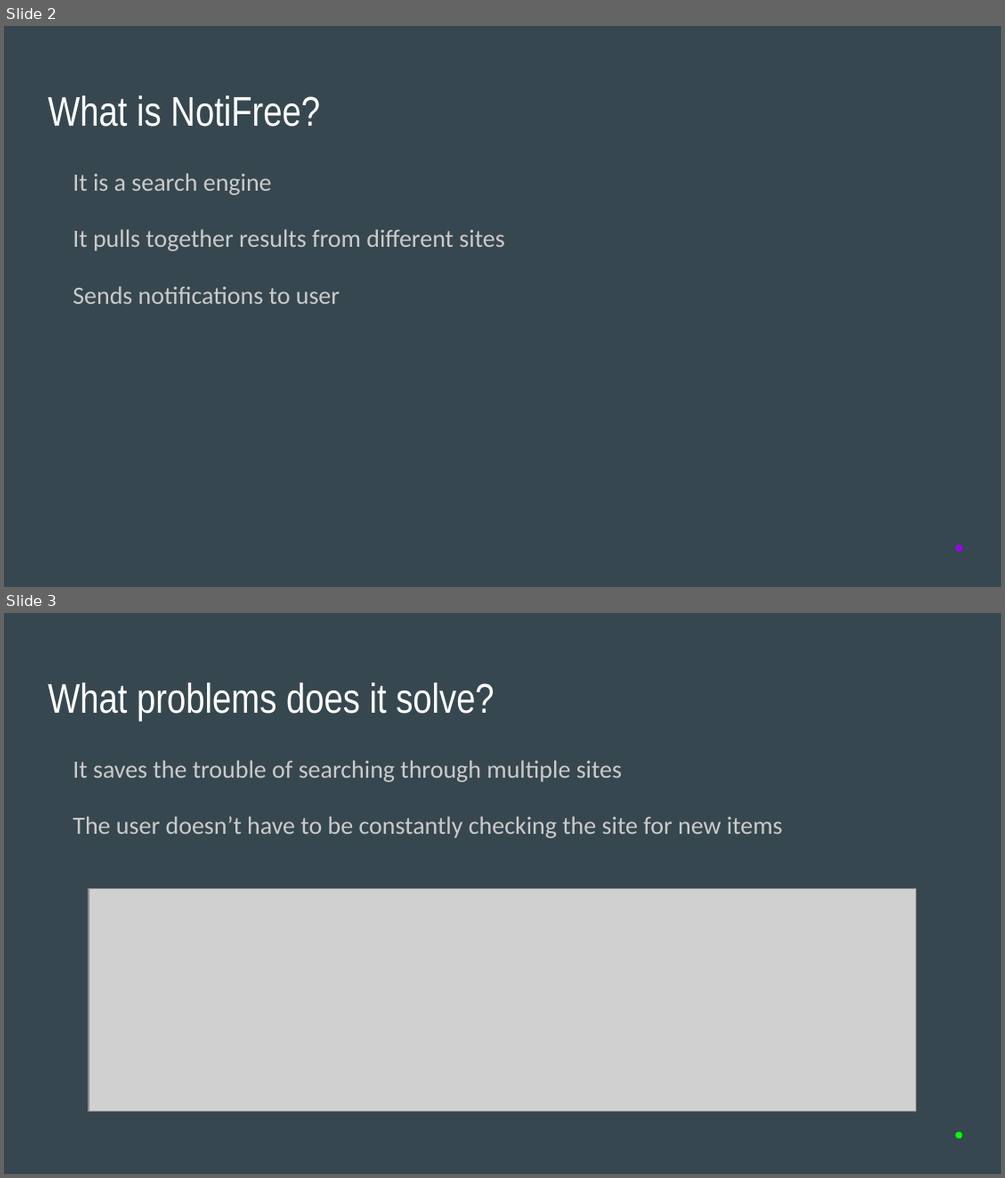
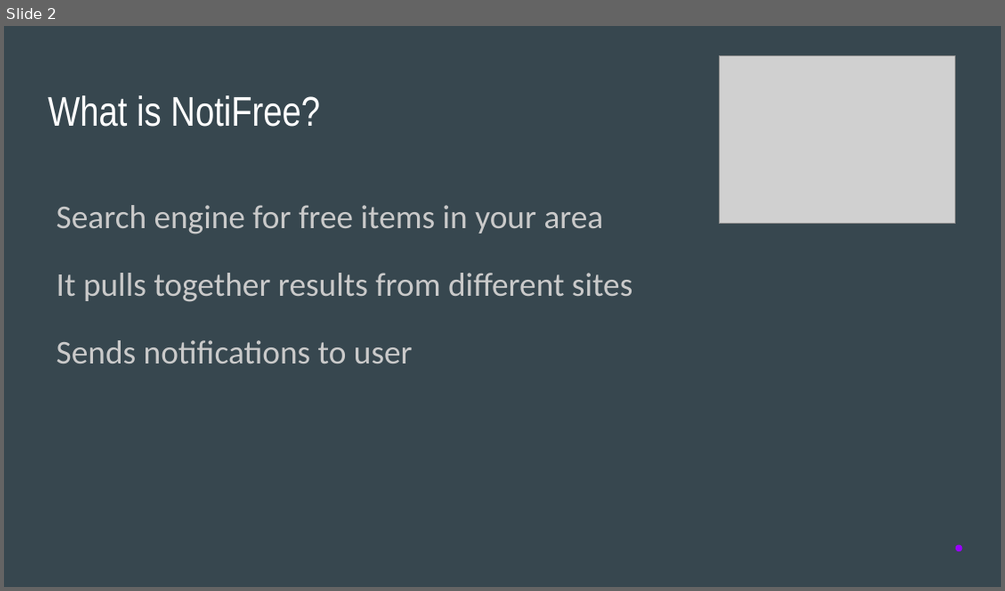
Before and after one commit to davidferguson/itemswap, a slide deck: NotiFree.pptx. Shown one above the other, each under a label of ours: slides 2 and 3 before the commit, slide 2 after it. The pictures are 1005x1178 and 1005x591 pixels, drawn with LibreOffice and Linux fonts; fonts in the diff are those of the drawing; grey boxes stand for pictures. Boxes give left, top, right and bottom in pixels: in the first picture for what was removed or moved away, otherwise in the second. Text is boxed around its words. In the diff, an @@ line names an element or a change of style, - is before the commit and + after.

```diff
--- a/NotiFree.pptx
+++ b/NotiFree.pptx
@@ slide 3 removed at [4,613,1001,1174], background #37474F @@
@@ title removed at [48,682,494,721] @@
-What problems does it solve?
@@ text removed at [73,760,783,838] @@
-It saves the trouble of searching through multiple sites
-The user doesn’t have to be constantly checking the site for new items
@@ picture removed at [89,889,916,1111] @@
@@ ellipse removed at [955,1131,962,1138] @@
@@ slide 2 changed as well @@
@@ picture added at [719,56,955,224] @@
@@ text "Search engine for free items ...": place and size @@
-text "Search engine for free items ..." at [73,173,504,304]
+text "Search engine for free items ..." at [57,205,632,363]
@@ text at [57,205,604,234]: text changed; size 18 to 24 pt @@
-It is a search engine
+Search engine for free items in your area
@@ text at [57,273,632,363]: size 18 to 24 pt in "It pulls together results from different sites", "Sends notifications to user"; indent changed @@
```
Also in this commit, not shown: 4 other slides changed, 2 slides added.
